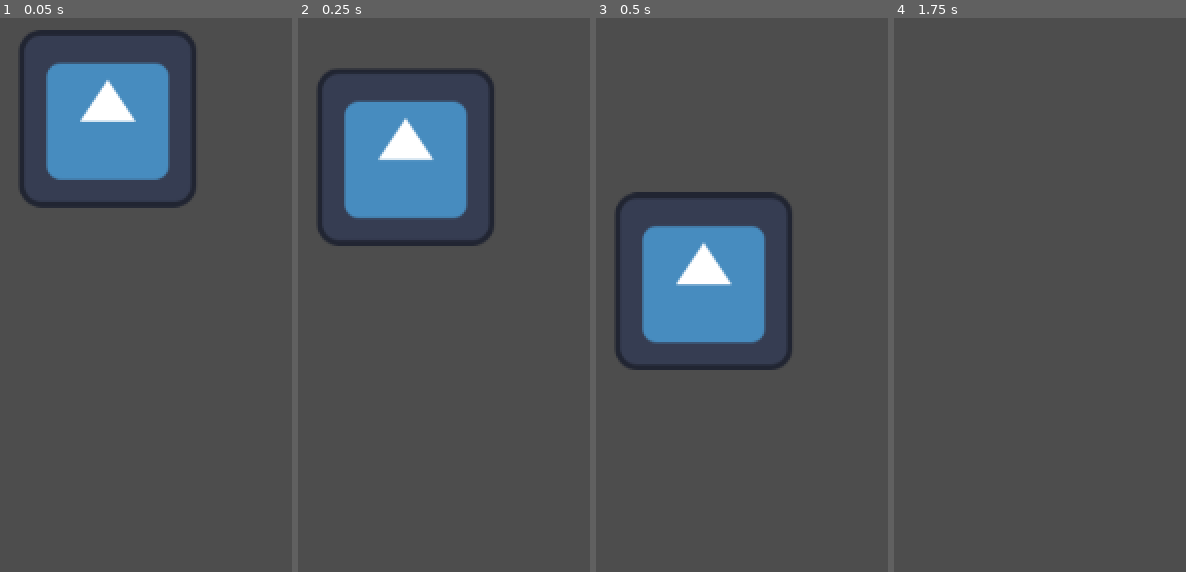
Above: before the commit, frames 1-4 (left to right).
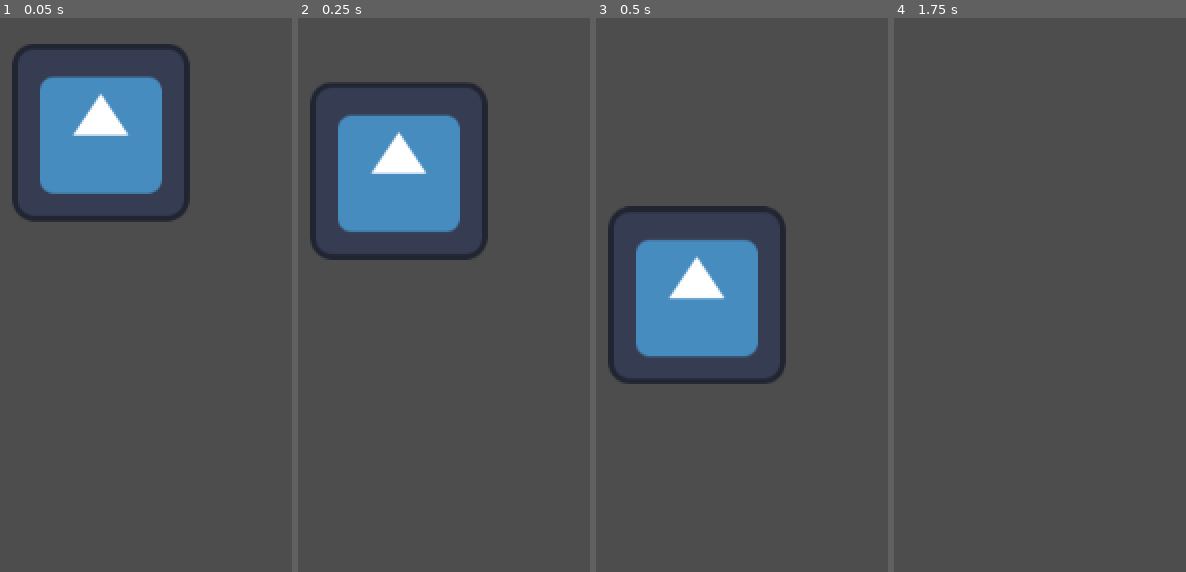
Above: after the commit, the same moments.

Repository: lucbic64/godot-platformer-game
Game: Godot game, scene res://scenes/test_world.tscn
Two runs of this game, one before a commit and one after it. Both use one fixed random seed, a clock stepped at 60 frames per second and the inputs below. The engine's default icon, where the game draws it, is replaced by a stand-in: a white triangle on a blue panel in a dark square.
Inputs:
- Up to frame 1 (0.05 s): no input
- Up to frame 2 (0.25 s): no input
- Up to frame 3 (0.5 s): no input
- Up to frame 4 (1.75 s): tap Enter (ui_accept) at 0.5, 0.77, 1.25, 1.52 s; hold Right (ui_right) from 0.53 s (still down)

The runs differ from the first frame. In frame 1, 8.7% of the frame differs, in the area x 4-68%, y 2-37%; in frame 2, 8.6%; in frame 3, 8.7%, in the area x 4-68%, y 31-67%; in frame 4, nothing differs.

Commit message:
Changed players position
changed the position to better numbers

Co-authored-by: lucbic64 <lucas.bichowicz@gmail.com>

Diff:
--- a/scenes/test_world.tscn
+++ b/scenes/test_world.tscn
@@ -8,7 +8,7 @@
 [node name="TestWorld" type="Node2D"]
 
 [node name="Player" type="CharacterBody2D" parent="."]
-position = Vector2(305, 140)
+position = Vector2(300, 150)
 script = ExtResource("1_q8arx")
 metadata/_edit_group_ = true
 
